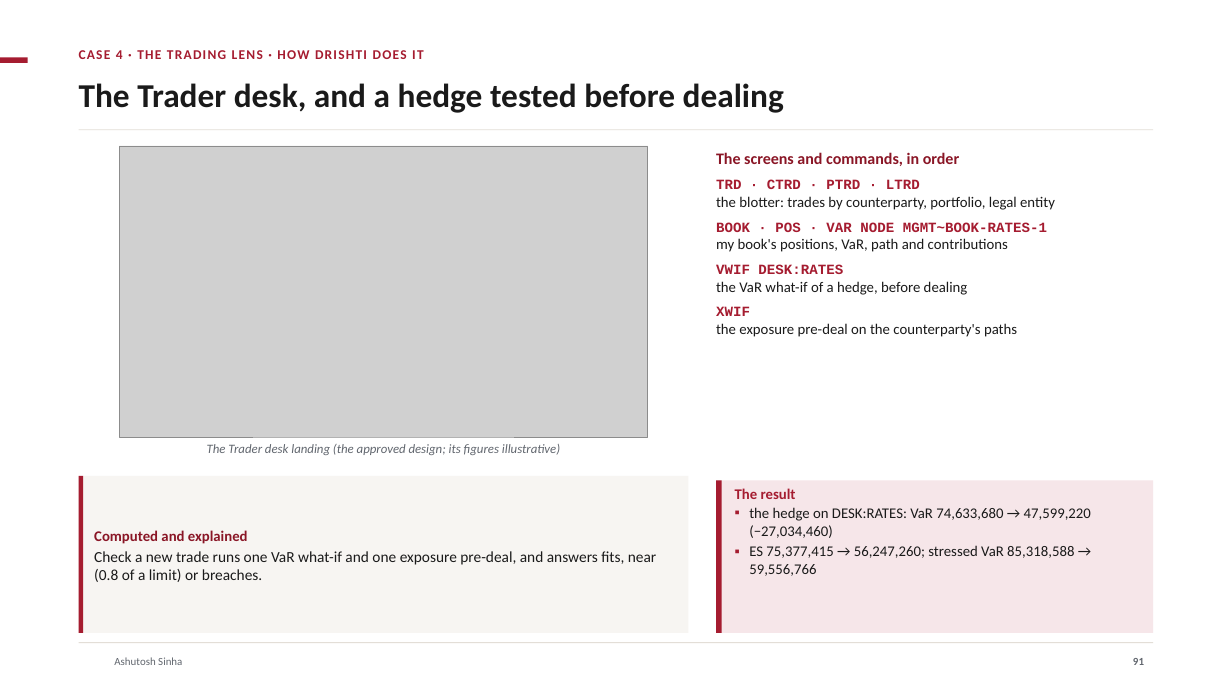
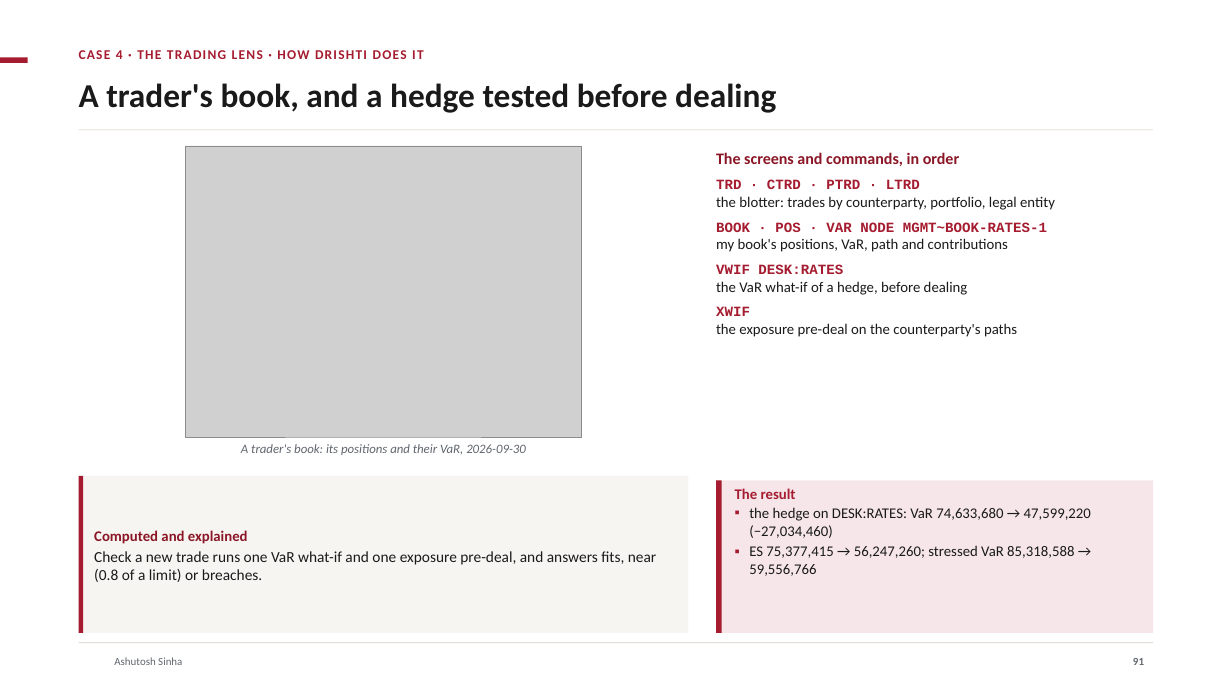
Before and after one commit to ajsinha/drishti, a slide deck: slide 91 of docs/publications/Drishti-Design-and-Evidence.pptx. Drawn at 1232x693 pixels with LibreOffice and Linux fonts; fonts in the diff are those of the drawing; grey boxes stand for pictures; background and template pictures are left out. Boxes give left, top, right and bottom in pixels: in the first picture for what was removed or moved away, otherwise in the second. Text is boxed around its words. In the diff, an @@ line names an element or a change of style, - is before the commit and + after.

Commit message:
Decks: Design-and-Evidence without status pills; the phone tiers and lens menus on the real phone captures; no picture disagrees with its slide (live period statistics and the reports list, real captures for the Risk, Trading, Market and World cases, mock-ups captioned as such with no figures they could contradict); each bank EPE dated; chapter names clear of their numbers

```diff
--- a/docs/publications/Drishti-Design-and-Evidence.pptx
+++ b/docs/publications/Drishti-Design-and-Evidence.pptx
@@ title at [79,83,776,113]: text changed @@
-The Trader desk, and a hedge tested before dealing
+A trader's book, and a hedge tested before dealing
@@ picture: place and size @@
-picture at [119,146,648,437]
+picture at [186,146,581,437]
@@ text at [241,444,526,455]: text changed @@
-The Trader desk landing (the approved design; its figures illustrative)
+A trader's book: its positions and their VaR, 2026-09-30
```
Also in this commit, not shown: 35 other slides changed, 1 other file.
